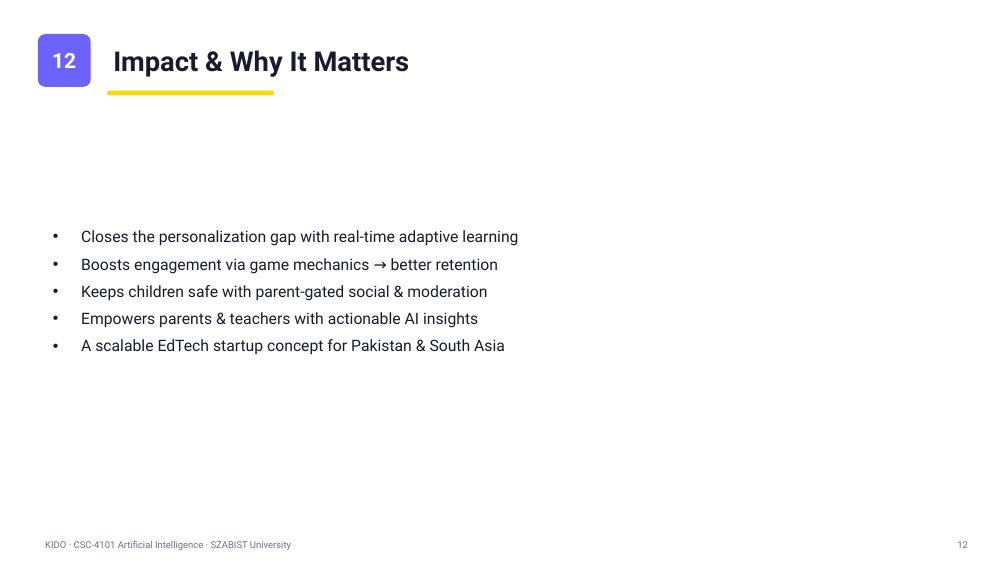
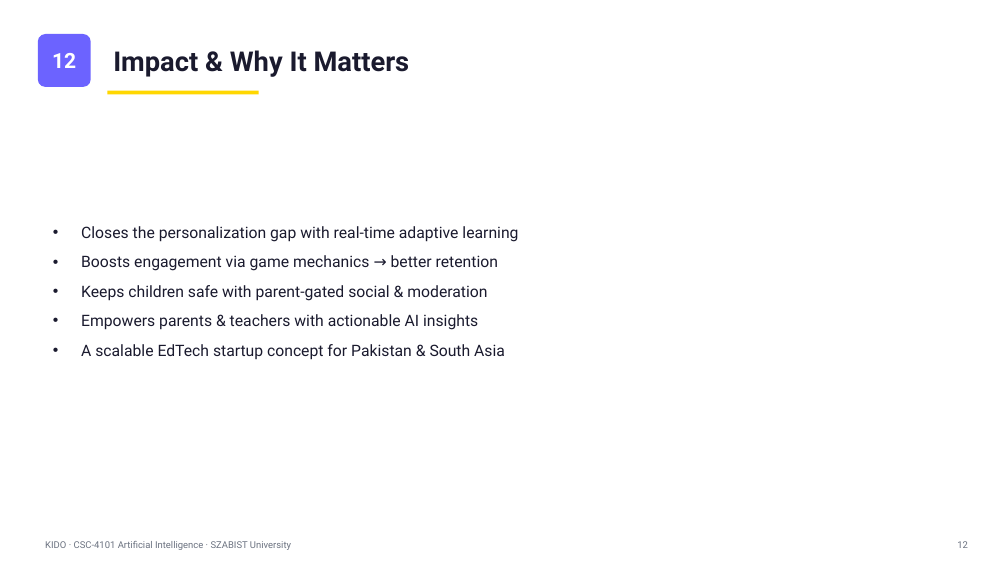
Before and after one commit to FarhanRajputFelix/KIDO, a slide deck: slide 12 of docs/KIDO_Presentation.pptx. Drawn at 1008x567 pixels with LibreOffice and Linux fonts; fonts in the diff are those of the drawing. Boxes give left, top, right and bottom in pixels: in the first picture for what was removed or moved away, otherwise in the second. Text is boxed around its words. In the diff, an @@ line names an element or a change of style, - is before the commit and + after.

```diff
--- a/docs/KIDO_Presentation.pptx
+++ b/docs/KIDO_Presentation.pptx
@@ rectangle: place and size @@
-rectangle at box(107, 91, 274, 95)
+rectangle at box(107, 91, 259, 95)
@@ text "Closes the personalization gap with ..." at box(81, 226, 518, 360): more space between paragraphs @@
```
Also in this commit, not shown: 11 other slides changed, 2 other files.
